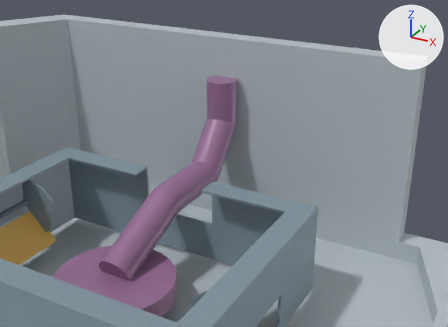
One commit to the glTF model dist/assets/p4/baseline_pan_detail.glb: the scene before it, then after it.
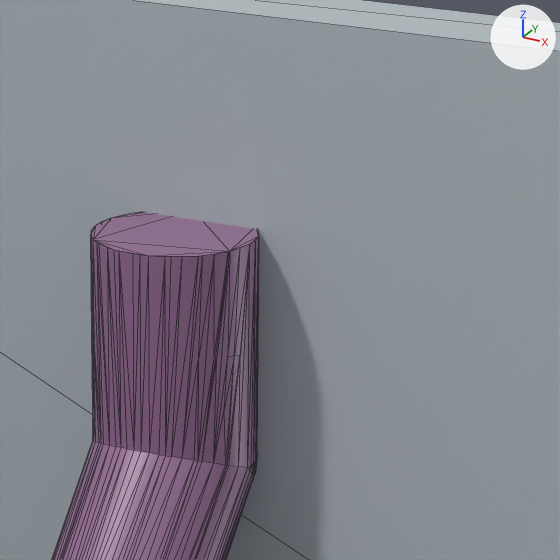
Old and new are each drawn from a 50 mm lens placed at (0.1695, -0.0858, 0.195), pointed at (0.0107, 0.2029, 0.0507) and again close up on the part from 42% to 65% of the width and 11% to 43% of the height. Every picture has the same lights, and +X, +Y and +Z are marked at upper right. The older version's two pictures come first. The close-ups show mesh edges as thin lines. Where no turn or scale is listed for an object, it has been applied to the vertices. Vertices at exactly the same position are counted once.

Objects in the first close-up: 'REFERENCE_deep_sump_cutaway_ASSUMED_INTERIOR_0', 'REFERENCE_tube_route_UNKNOWN'.
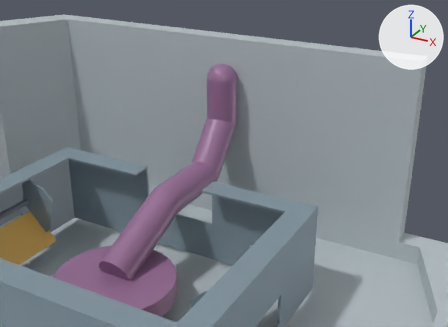
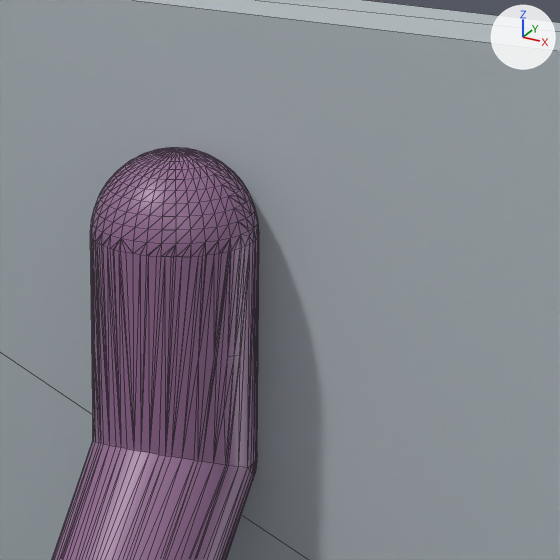
Boxes (x1, y1, x2, y2) around the edits, measured in the close-ups (560 x 560 px):
'REFERENCE_tube_route_UNKNOWN', reshaped
    before: (52, 212, 259, 560)
    after: (52, 148, 259, 560)
part 1 of me_mesh_2, added (purple)
    after: (90, 148, 259, 450)

The change, as a diff of the scene's bpy script:
```diff
--- a/dist/assets/p4/baseline_pan_detail.glb.py
+++ b/dist/assets/p4/baseline_pan_detail.glb.py
@@ me_mesh_2 @@
 # used by ob_reference_tube_route_unknown; location = (0.0, 0.0, 0.0)
-me_mesh_2.from_pydata(...)  # 1148 vertices, 2292 faces; spans x -0.009..0.009, y 0.1086..0.229, z 0.0167..0.095
+me_mesh_2.from_pydata(...)  # 1552 vertices, 3100 faces; spans x -0.009..0.009, y 0.1086..0.229, z 0.0167..0.104
+# me_mesh_2 part 1: 404 vertices added at x -0.009..0.009, y 0.211..0.229, z 0.0892..0.104
 me_mesh_2.materials.append(mat_reference_tube_route_unknown)
```
